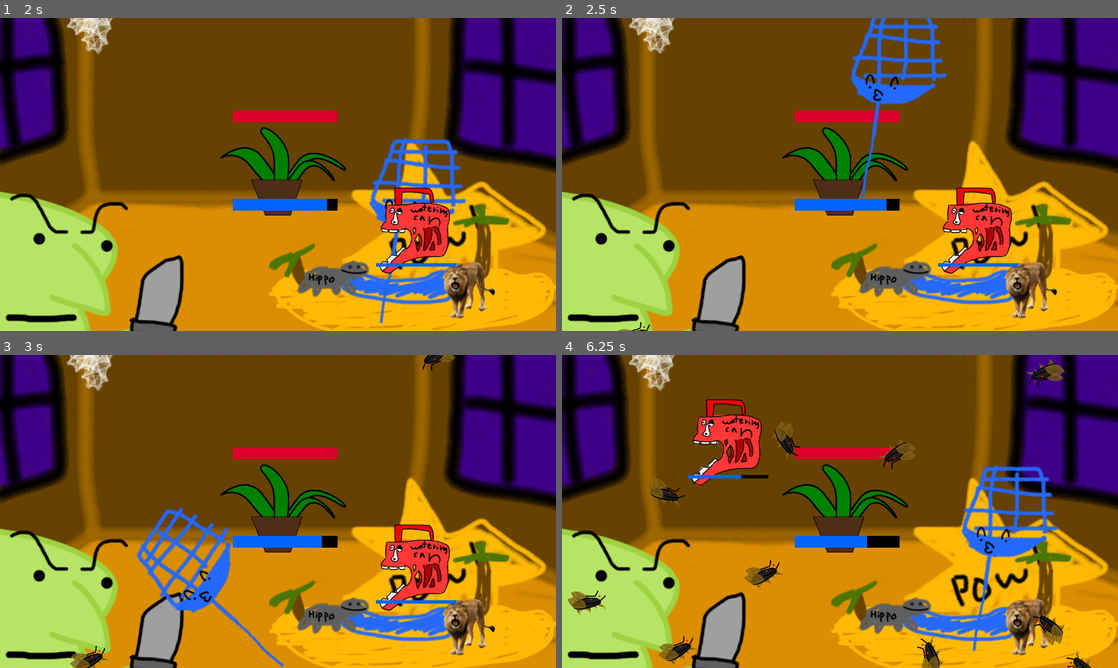
Above: before the commit, frames 1-4 (two rows, left to right).
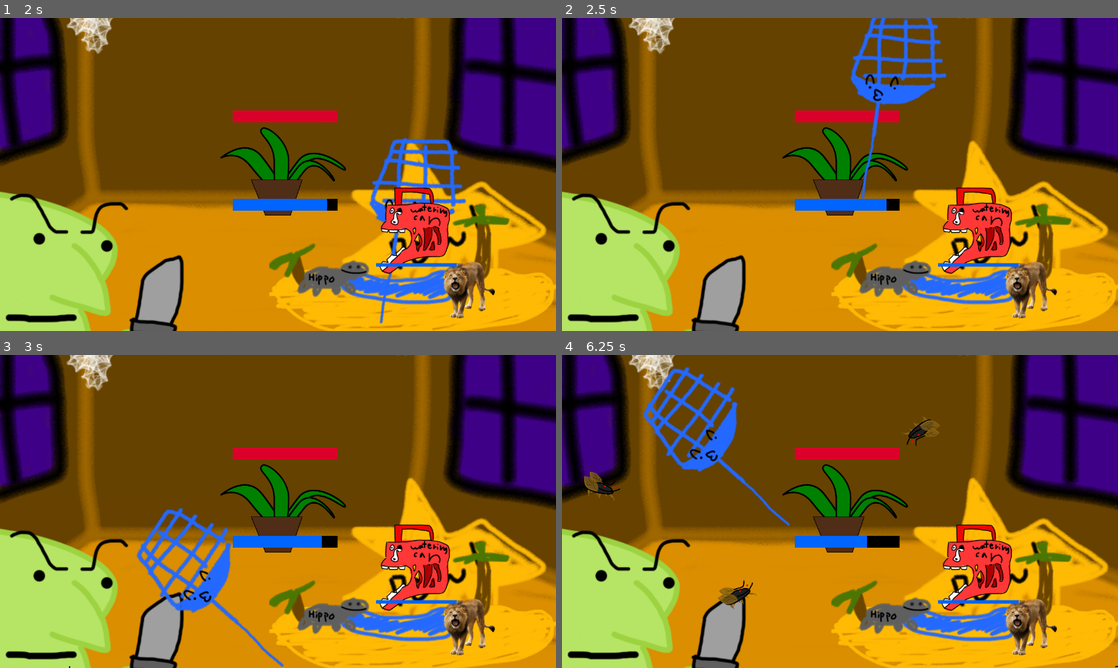
Above: after the commit, the same moments.

Repository: micycle8778/micheals-mansion
Game: Godot game, scene res://world/world.tscn
Two runs of this game, one before a commit and one after it. Both use one fixed random seed, a clock stepped at 60 frames per second and the inputs below. The engine's default icon, where the game draws it, is replaced by a stand-in: a white triangle on a blue panel in a dark square.
Inputs (mouse positions are in pixels of both pictures, inside the frame that each line leads up to):
- Up to frame 1 (2 s): tap Enter at 0.5 s; move the mouse to (139, 212) at 0.52 s; hold Right mouse button (drop_tool) 0.53-1.28 s; click (139, 212) at 0.67 s; tap Space at 1.25 s; move the mouse to (417, 230) at 1.27 s; click (417, 230) at 1.35 s
- Up to frame 2 (2.5 s): move the mouse to (895, 105) at 2.02 s; hold Right mouse button (drop_tool) from 2.03 s (still down); click (895, 105) at 2.17 s
- Up to frame 3 (3 s): move the mouse to (250, 574) at 2.77 s; release Right mouse button (drop_tool) at 2.78 s; click (250, 574) at 2.85 s
- Up to frame 4 (6.25 s): move the mouse to (1006, 558) at 3.52 s; hold Right mouse button (drop_tool) 3.53-4.28 s; click (1006, 558) at 3.67 s; move the mouse to (673, 464) at 4.27 s; click (673, 464) at 4.35 s; move the mouse to (867, 511) at 5.02 s; hold Right mouse button (drop_tool) 5.03-5.78 s; click (867, 511) at 5.17 s; move the mouse to (756, 433) at 5.77 s; click (756, 433) at 5.85 s

Frame 1 is identical in both runs. In frame 2, less than 0.1% of the frame differs, in the area x 10-81%, y 0-100%; in frame 3, 0.4%; in frame 4, 11%, in the area x 1-100%, y 1-100%.

Commit message:
balancing changes

Diff:
--- a/plant/plant.gd
+++ b/plant/plant.gd
@@ -67,6 +67,7 @@
 		health -= 1
 		area.queue_free()
 
+func _on_water_collector_area_entered(area: Area2D) -> void:
 	if area is WaterDrop:
 		if not area.vulnrable:
 			await area.became_vulnrable
--- a/plant/plant.tscn
+++ b/plant/plant.tscn
@@ -1,11 +1,14 @@
-[gd_scene load_steps=7 format=3 uid="uid://c10irijaqjvdr"]
+[gd_scene load_steps=8 format=3 uid="uid://c10irijaqjvdr"]
 
 [ext_resource type="Script" path="res://plant/plant.gd" id="1_ogsqu"]
 [ext_resource type="Texture2D" uid="uid://cj4swsy2gtqic" path="res://potted-plant.svg" id="1_qcl47"]
 
+[sub_resource type="RectangleShape2D" id="RectangleShape2D_3lvna"]
+size = Vector2(285, 88)
+
 [sub_resource type="CapsuleShape2D" id="CapsuleShape2D_6dvl0"]
-radius = 72.0
-height = 248.0
+radius = 41.0
+height = 130.0
 
 [sub_resource type="StyleBoxFlat" id="StyleBoxFlat_p0kw8"]
 bg_color = Color(0, 0, 0, 1)
@@ -24,8 +27,14 @@
 scale = Vector2(0.404382, 0.404382)
 texture = ExtResource("1_qcl47")
 
+[node name="WaterCollector" type="Area2D" parent="."]
+
+[node name="CollisionShape2D" type="CollisionShape2D" parent="WaterCollector"]
+position = Vector2(-0.5, 53)
+shape = SubResource("RectangleShape2D_3lvna")
+
 [node name="CollisionShape2D" type="CollisionShape2D" parent="."]
-position = Vector2(-8, -18)
+position = Vector2(-11, 22)
 shape = SubResource("CapsuleShape2D_6dvl0")
 
 [node name="WaterBar" type="ProgressBar" parent="."]
@@ -53,3 +62,4 @@
 value = 50.0
 
 [connection signal="area_entered" from="." to="." method="_on_area_entered"]
+[connection signal="area_entered" from="WaterCollector" to="." method="_on_water_collector_area_entered"]
--- a/world/world.gd
+++ b/world/world.gd
@@ -1,9 +1,13 @@
 class_name World
 extends Node2D
 
-@export var spawn_timer := 1.0
-@export var minimum_spawn_timer := .05
-@export var spawn_ramp := .05
+@export var spawn_timer := 1.75:
+	set(v):
+		spawn_timer = v
+		print("spawn_timer = ", v)
+
+@export var minimum_spawn_timer := .5
+@export var spawn_ramp := .02
 
 @export var insect_scene: PackedScene = preload("uid://c4ik87aloa2yr")
 
@@ -22,7 +26,11 @@
 			insect.position = spawn_pos
 			add_child(insect)
 
-		spawn_timer = max(spawn_timer - spawn_ramp, spawn_timer)
+		spawn_timer = max(spawn_timer - spawn_ramp, minimum_spawn_timer)
 
 func _ready() -> void:
 	spawning_coroutine()
+
+
+func _on_plant_died(reason: Plant.DeathReason) -> void:
+	pass # Replace with function body.
--- a/world/world.tscn
+++ b/world/world.tscn
@@ -48,3 +48,5 @@
 
 [node name="WateringHole" parent="." instance=ExtResource("6_083i4")]
 position = Vector2(1004, 500)
+
+[connection signal="died" from="Plant" to="." method="_on_plant_died"]
Binary file added: SeymourOne-Regular.ttf
Not shown, added: SeymourOne-Regular.ttf.import
